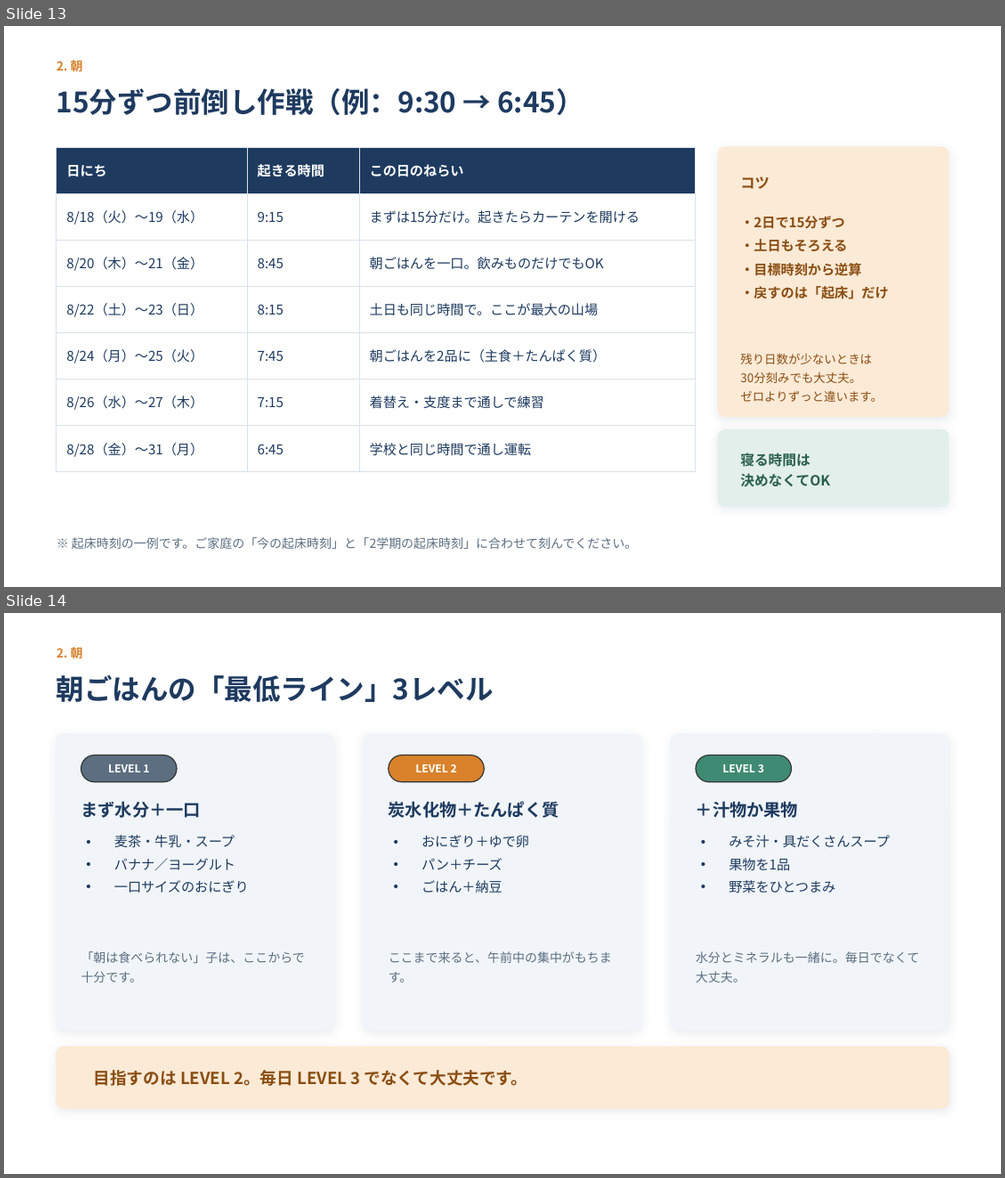
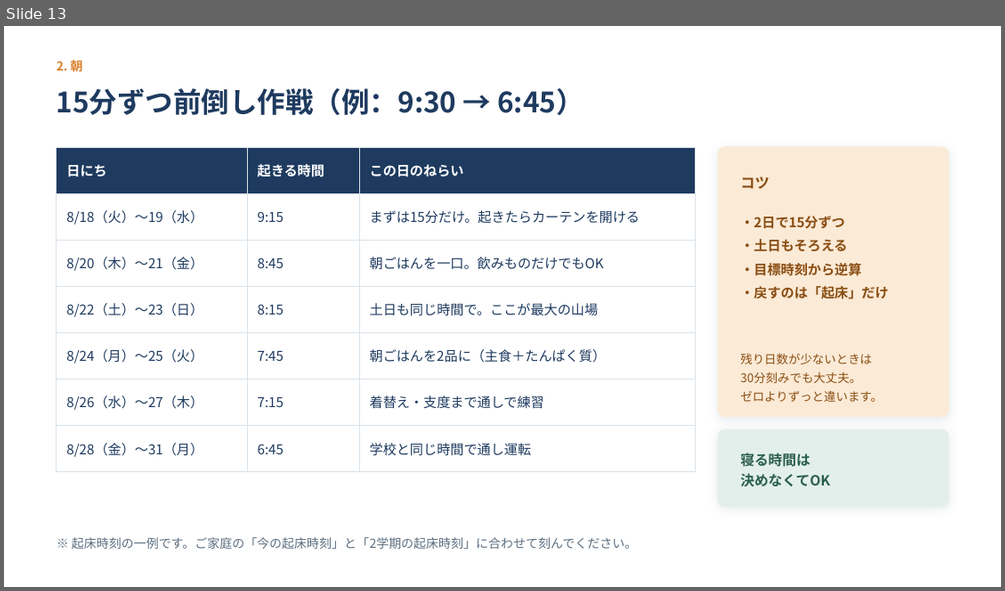
Before and after one commit to xxhmannasuimhxx/-, a slide deck: 夏休みの終わり_第2回_食と生活リズムの整え方.pptx. Shown one above the other, each under a label of ours: slides 13 and 14 before the commit, slide 13 after it. The pictures are 1005x1178 and 1005x591 pixels, drawn with LibreOffice and Linux fonts; fonts in the diff are those of the drawing. Boxes give left, top, right and bottom in pixels: in the first picture for what was removed or moved away, otherwise in the second. Text is boxed around its words. In the diff, an @@ line names an element or a change of style, - is before the commit and + after.

```diff
--- a/夏休みの終わり_第2回_食と生活リズムの整え方.pptx
+++ b/夏休みの終わり_第2回_食と生活リズムの整え方.pptx
@@ slide 14 removed at box(4, 613, 1001, 1174), background #FFFFFF @@
@@ text removed at box(57, 646, 83, 662) @@
-2. 朝
@@ text removed at box(57, 675, 494, 702) @@
-朝ごはんの「最低ライン」3レベル
@@ rounded rectangle removed at box(57, 734, 334, 1030) @@
@@ rounded rectangle removed at box(364, 734, 641, 1030) @@
@@ rounded rectangle removed at box(671, 734, 948, 1030) @@
@@ rounded rectangle removed at box(81, 755, 177, 782) @@
@@ text removed at box(108, 764, 149, 772) @@
-LEVEL 1
@@ rounded rectangle removed at box(388, 755, 484, 782) @@
@@ text removed at box(415, 764, 457, 772) @@
-LEVEL 2
@@ rounded rectangle removed at box(696, 755, 792, 782) @@
@@ text removed at box(722, 764, 764, 772) @@
-LEVEL 3
@@ text removed at box(81, 801, 201, 818) @@
-まず水分＋一口
@@ text removed at box(388, 801, 559, 818) @@
-炭水化物＋たんぱく質
@@ text removed at box(696, 801, 798, 818) @@
-＋汁物か果物
@@ text removed at box(114, 835, 249, 892) @@
-• 麦茶・牛乳・スープ
-• バナナ／ヨーグルト
-• 一口サイズのおにぎり
@@ text removed at box(421, 835, 529, 892) @@
-• おにぎり＋ゆで卵
-• パン＋チーズ
-• ごはん＋納豆
@@ text removed at box(728, 835, 890, 892) @@
-• みそ汁・具だくさんスープ
-• 果物を1品
-• 野菜をひとつまみ
@@ text removed at box(81, 951, 305, 982) @@
-「朝は食べられない」子は、ここからで十分です。
@@ text removed at box(388, 951, 612, 982) @@
-ここまで来ると、午前中の集中がもちます。
@@ text removed at box(696, 951, 919, 982) @@
-水分とミネラルも一緒に。毎日でなくて大丈夫。
@@ rounded rectangle removed at box(57, 1046, 948, 1108) @@
@@ text removed at box(94, 1070, 528, 1086) @@
-目指すのは LEVEL 2。毎日 LEVEL 3 でなくて大丈夫です。
```
Also in this commit, not shown: 2 slides changed, 2 slides added, 3 other slides removed, 1 other file.
